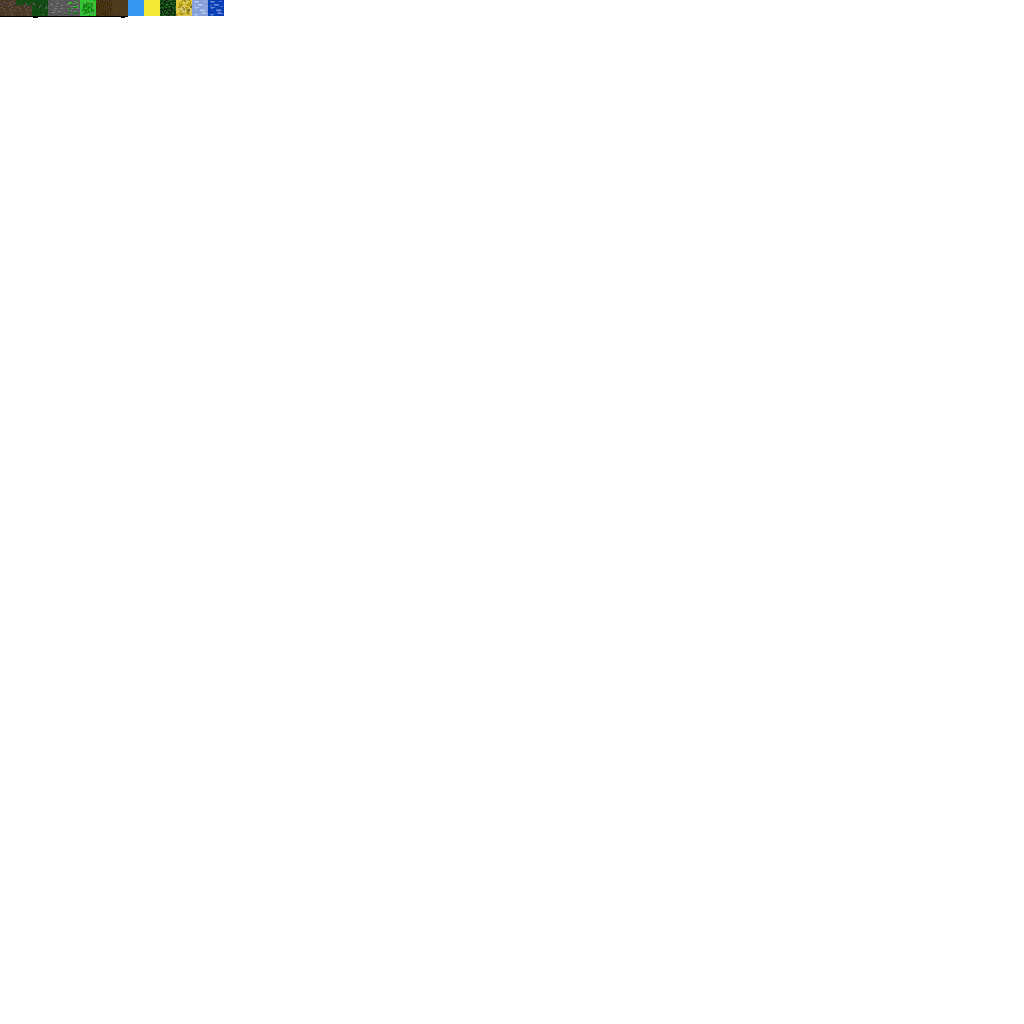
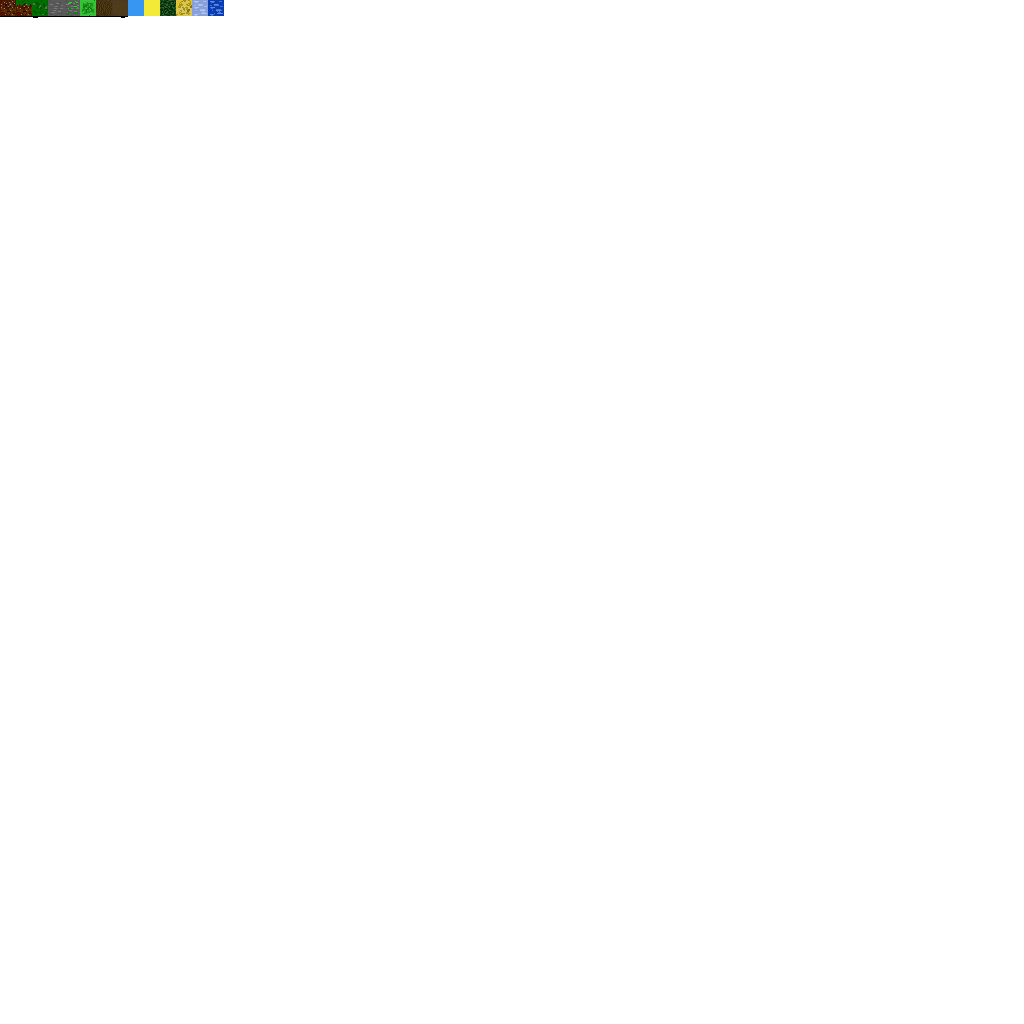
Before/after of a 1024px x 1024px layered artwork. What changed in the layer stack:
painted on "Blocks.png" over box(0, 0, 48, 16)
